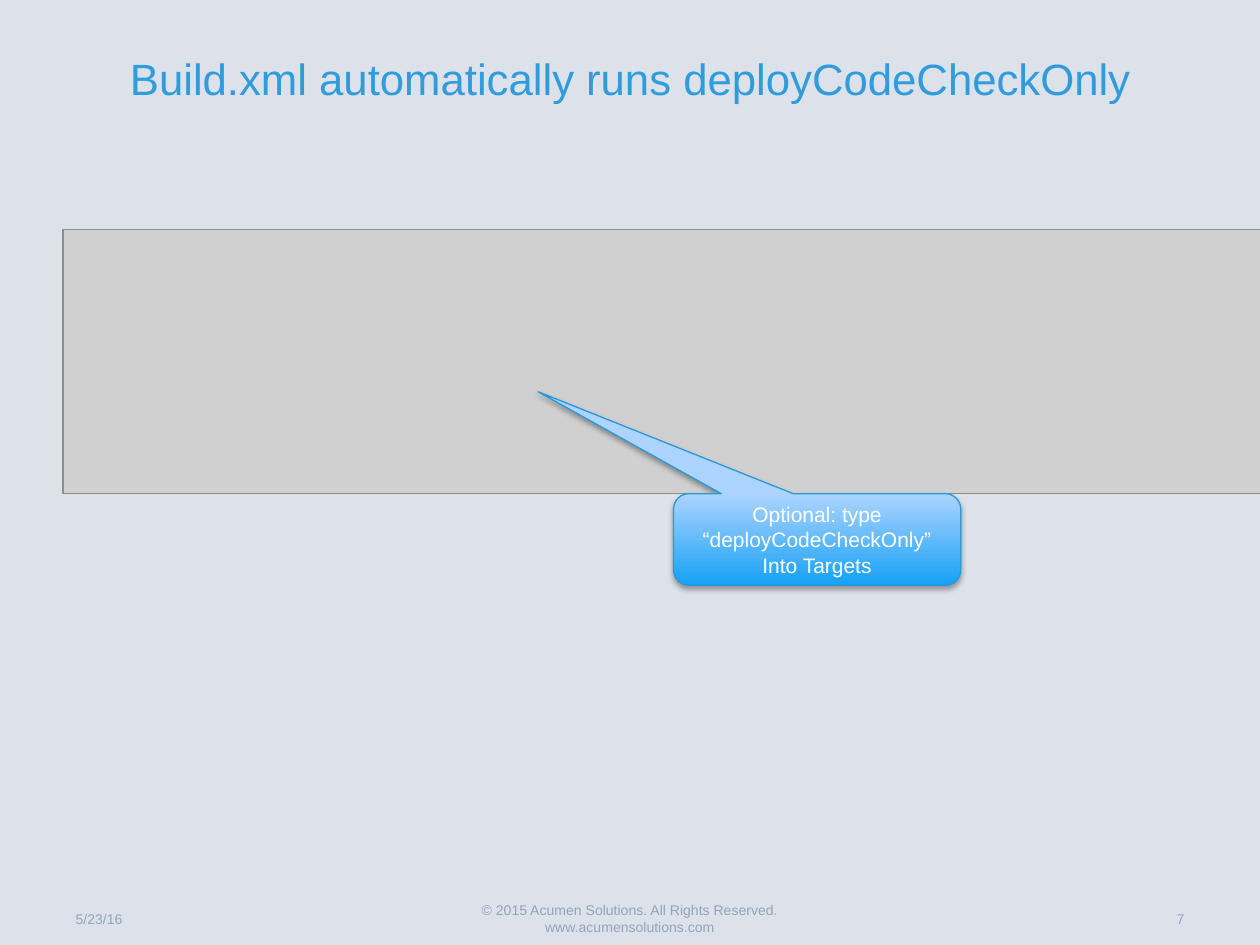
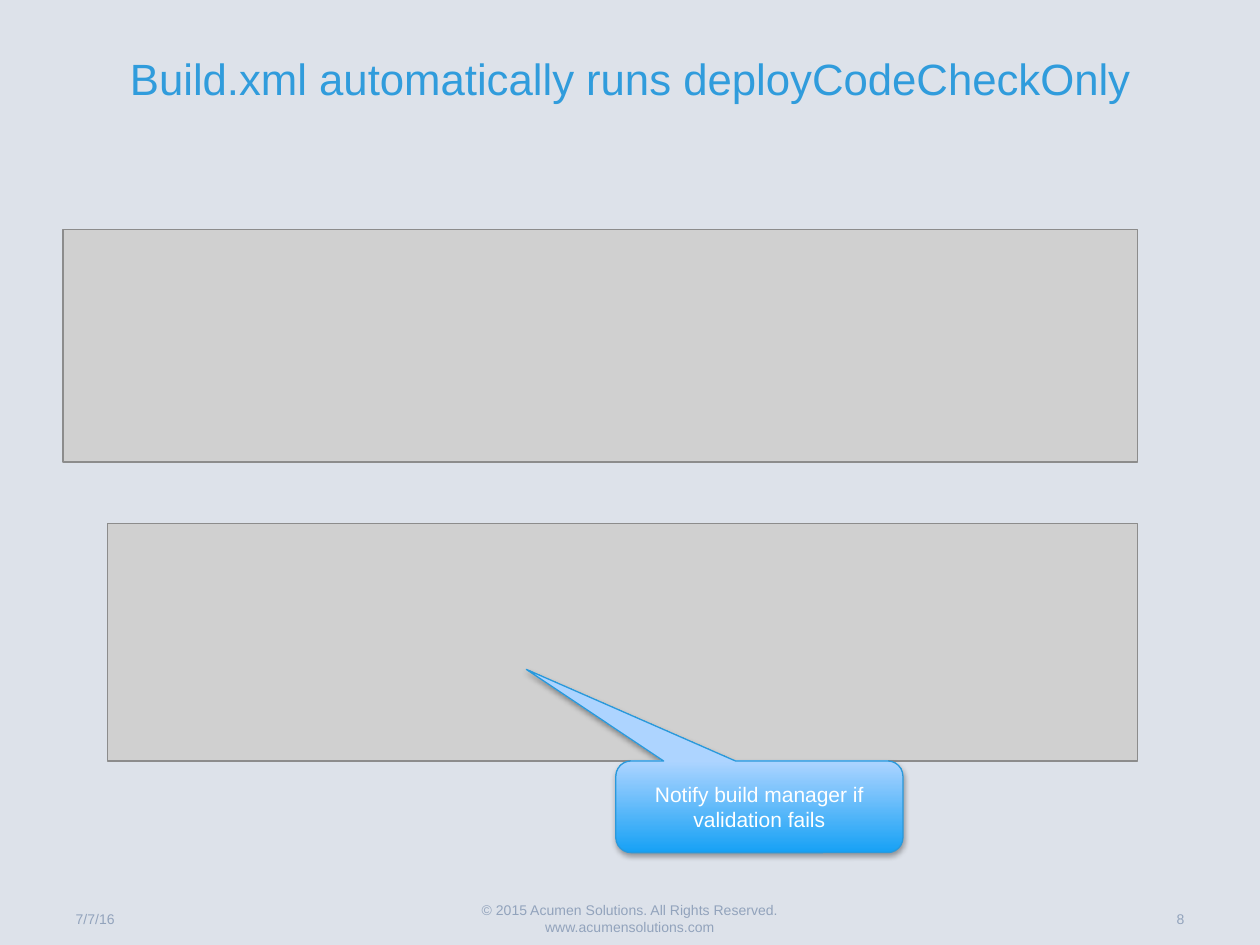
Before and after one commit to gary-hamilton/SalesforceDeploymentSample, a slide deck: slide 8 of JenkinsCIExample.pptx (slide 7 before the commit). Drawn at 1260x945 pixels with LibreOffice and Linux fonts; fonts in the diff are those of the drawing; grey boxes stand for pictures. Boxes give left, top, right and bottom in pixels: in the first picture for what was removed or moved away, otherwise in the second. Text is boxed around its words. In the diff, an @@ line names an element or a change of style, - is before the commit and + after.

```diff
--- a/JenkinsCIExample.pptx
+++ b/JenkinsCIExample.pptx
@@ picture: place and size @@
-picture at [63, 229, 1260, 494]
+picture at [63, 229, 1138, 462]
@@ rounded speech box removed at [674, 494, 961, 586] @@
-Optional: type “deployCodeCheckOnly”
-Into Targets
@@ picture added at [107, 523, 1138, 761] @@
@@ rounded speech box added at [616, 761, 903, 853], fill gradient #16A3F6 to #AED4FF, outline #2B9ADB 0.75 pt, 12 pt, text #FFFFFF @@
+Notify build manager if validation fails
@@ text at [76, 914, 115, 924]: text changed @@
-5/23/16
+7/7/16
@@ page number at [1177, 914, 1185, 924]: text changed @@
-7
+8
```
Also in this commit, not shown: 6 other slides changed, 1 slide added.
